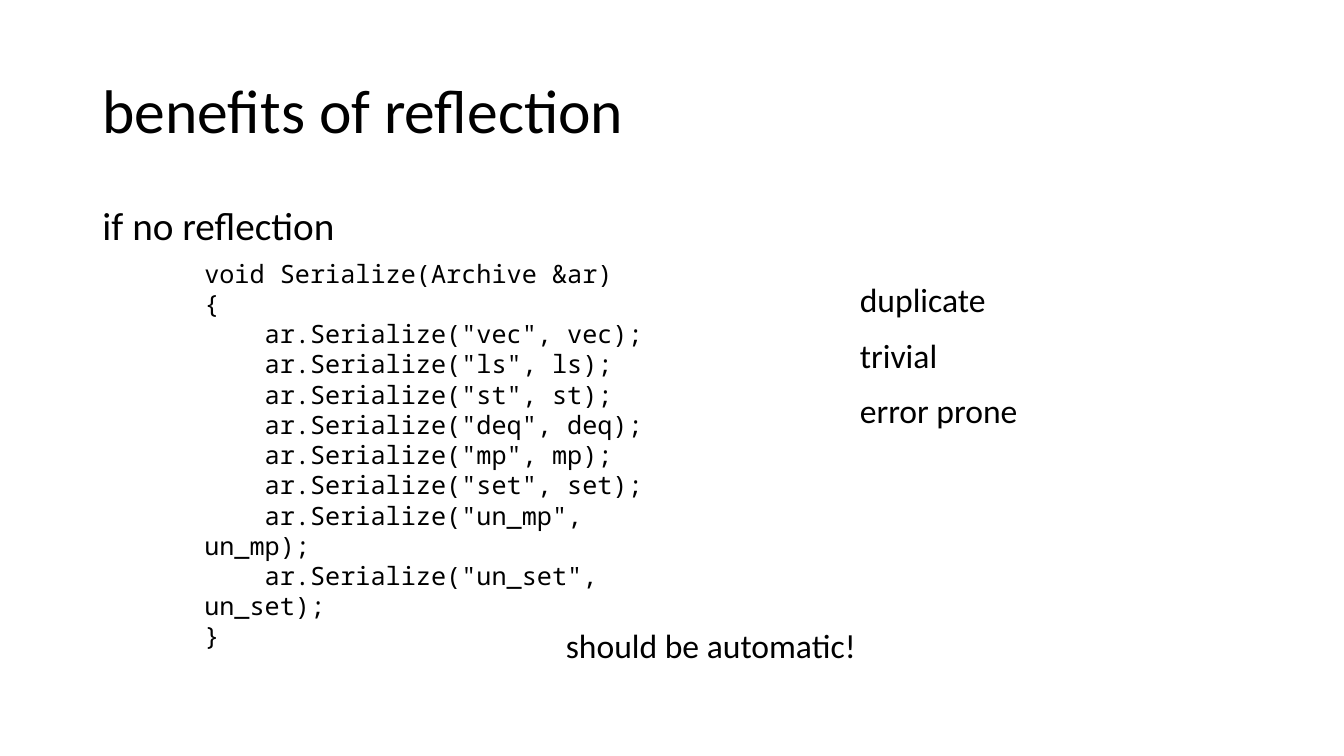
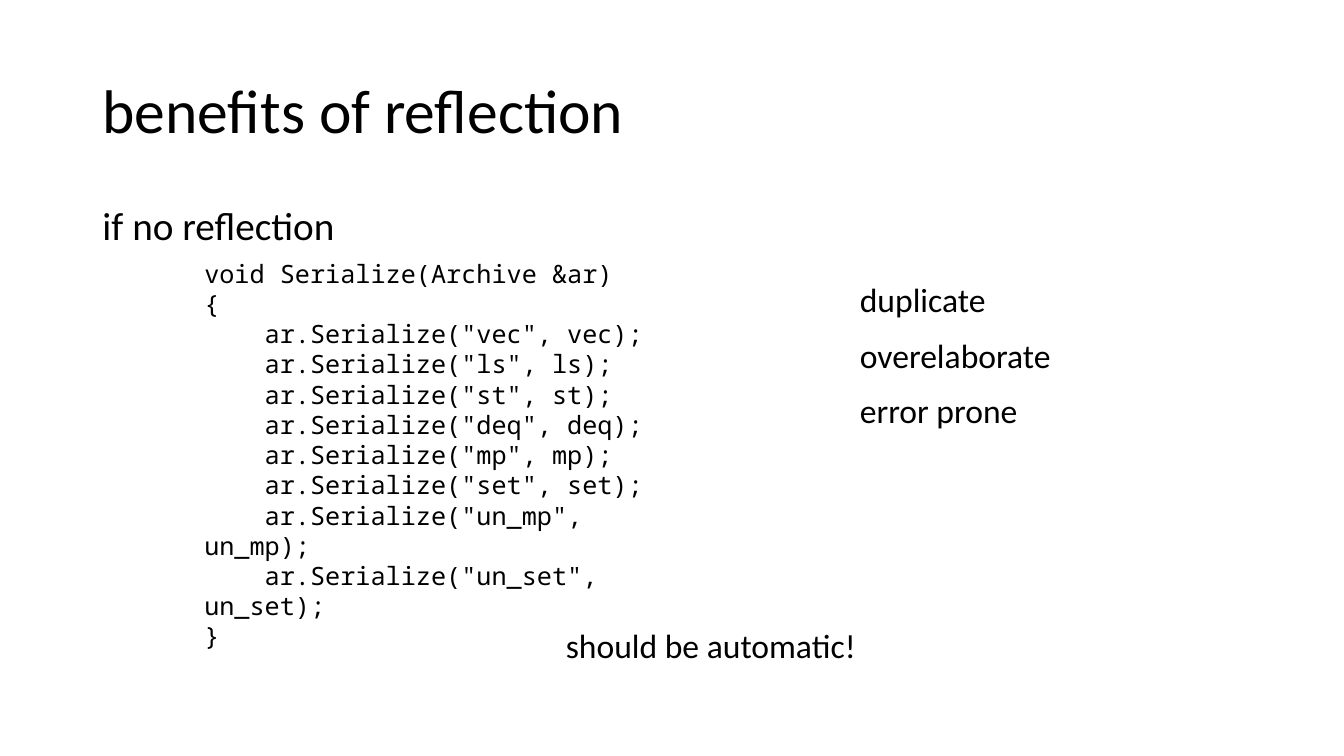
Before and after one commit to qicosmos/cppcon2017, a slide deck: slide 8 of cppcon2017.pptx. Drawn at 1344x756 pixels with LibreOffice and Linux fonts; fonts in the diff are those of the drawing. Boxes give left, top, right and bottom in pixels: in the first picture for what was removed or moved away, otherwise in the second. Text is boxed around its words. In the diff, an @@ line names an element or a change of style, - is before the commit and + after.

```diff
--- a/cppcon2017.pptx
+++ b/cppcon2017.pptx
@@ text at (860,344,1051,369): text changed @@
-trivial
+overelaborate
```
Also in this commit, not shown: 5 other slides changed, 1 slide added, 1 slide removed.
